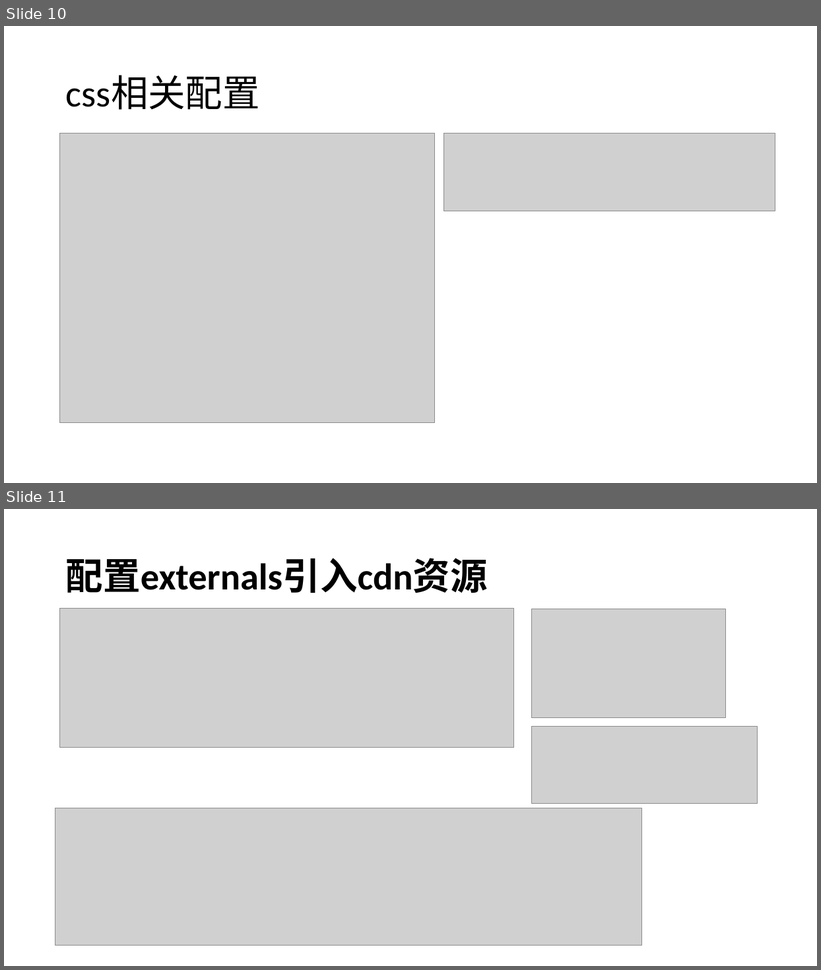
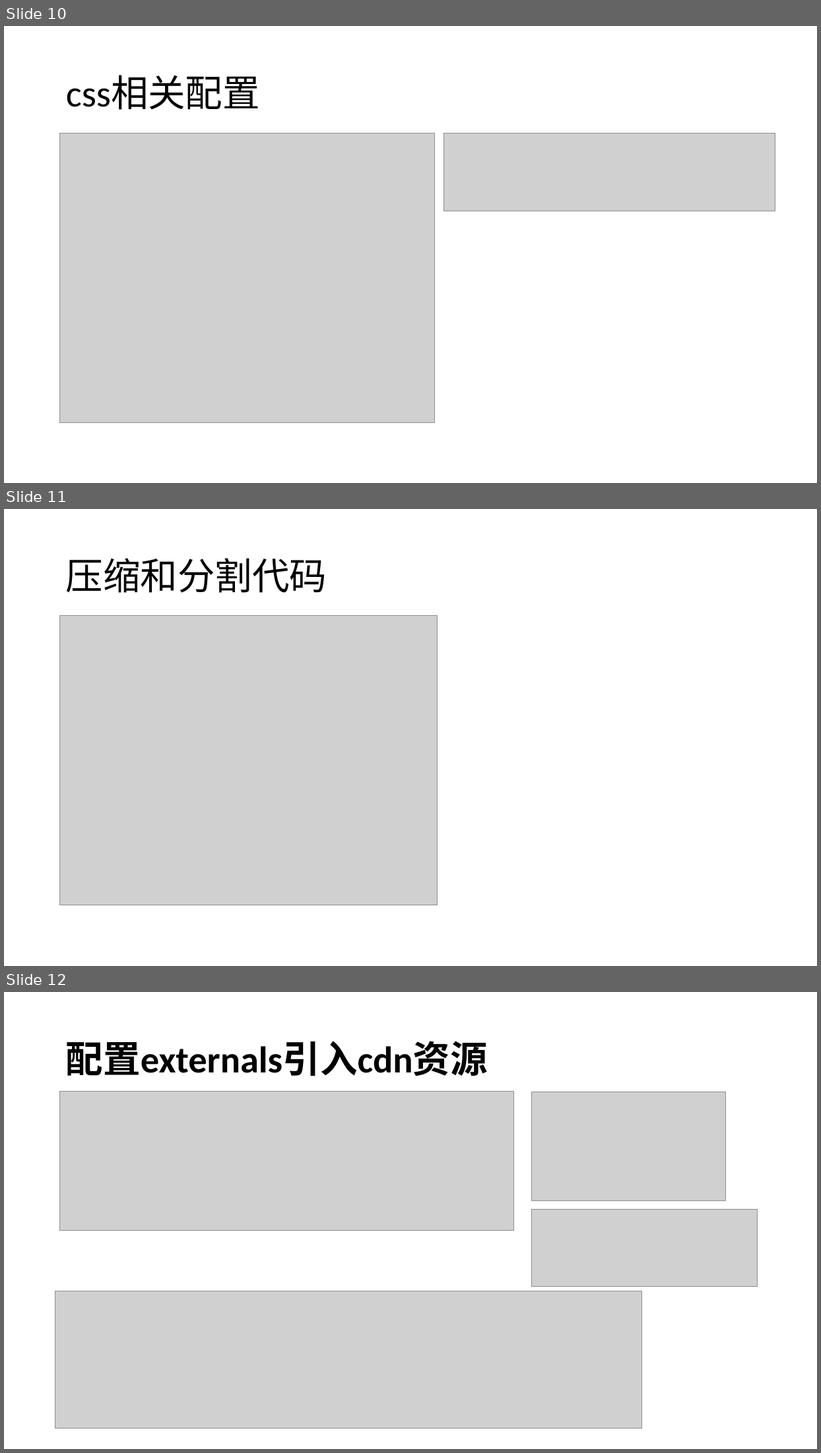
Before and after one commit to liwenxin-jam/vuecli3-starter, a slide deck: doc/vue-cli3.pptx. Shown one above the other, each under a label of ours: slides 10 and 11 before the commit, slides 10, 11 and 12 after it. The pictures are 821x970 and 821x1453 pixels, drawn with LibreOffice and Linux fonts; fonts in the diff are those of the drawing; grey boxes stand for pictures. Boxes give left, top, right and bottom in pixels: in the first picture for what was removed or moved away, otherwise in the second. Text is boxed around its words. In the diff, an @@ line names an element or a change of style, - is before the commit and + after.

```diff
--- a/doc/vue-cli3.pptx
+++ b/doc/vue-cli3.pptx
@@ slide 11 added at [4, 509, 817, 966], background #FFFFFF @@
@@ title added at [66, 558, 327, 593], 44 pt, text #000000 @@
+压缩和分割代码
@@ picture added at [60, 615, 438, 906] @@
@@ what was slide 11 is now slide 12 @@
```
Also in this commit, not shown: 1 other file.
